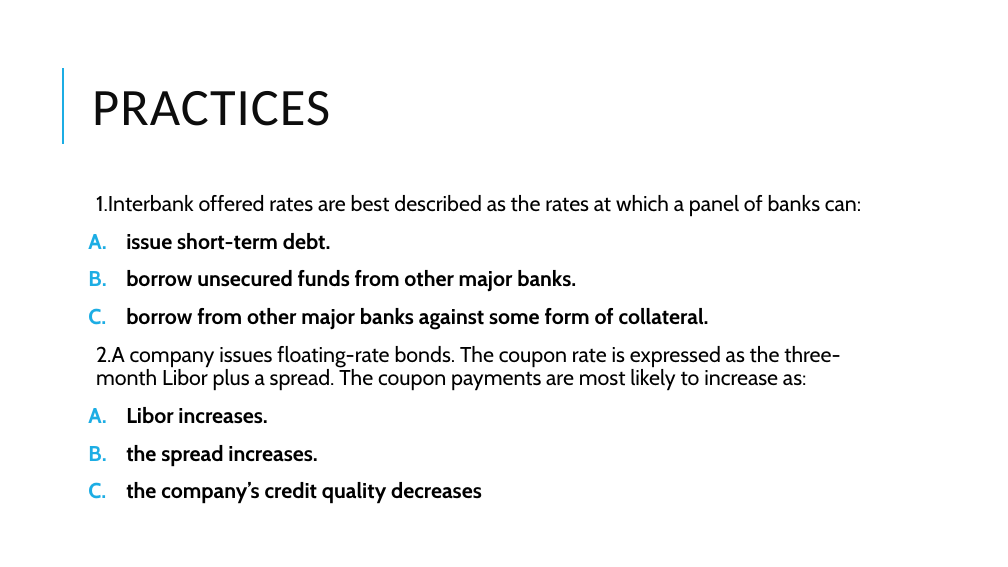
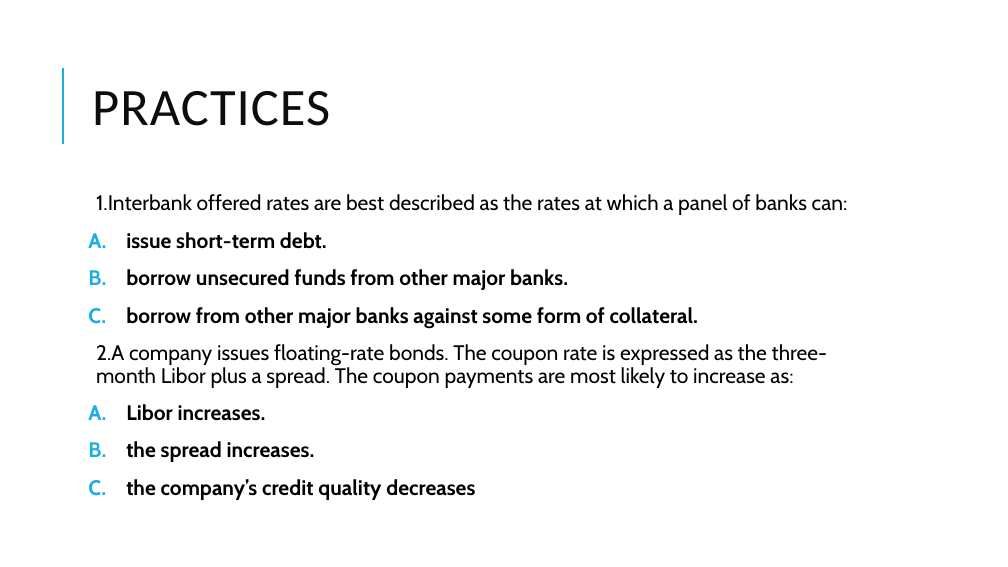
Before and after one commit to Isco0530/data, a slide deck: slide 60 of Fixed Income.pptx. Drawn at 1008x567 pixels with LibreOffice and Linux fonts; fonts in the diff are those of the drawing; background and template pictures are left out. Boxes give left, top, right and bottom in pixels: in the first picture for what was removed or moved away, otherwise in the second. Text is boxed around its words. In the diff, an @@ line names an element or a change of style, - is before the commit and + after.

```diff
--- a/Fixed Income.pptx
+++ b/Fixed Income.pptx
@@ text "1.Interbank offered rates are best ..." at (96,194,848,500): size 20.4 to 20 pt @@
```
Also in this commit, not shown: 6 other slides changed.
